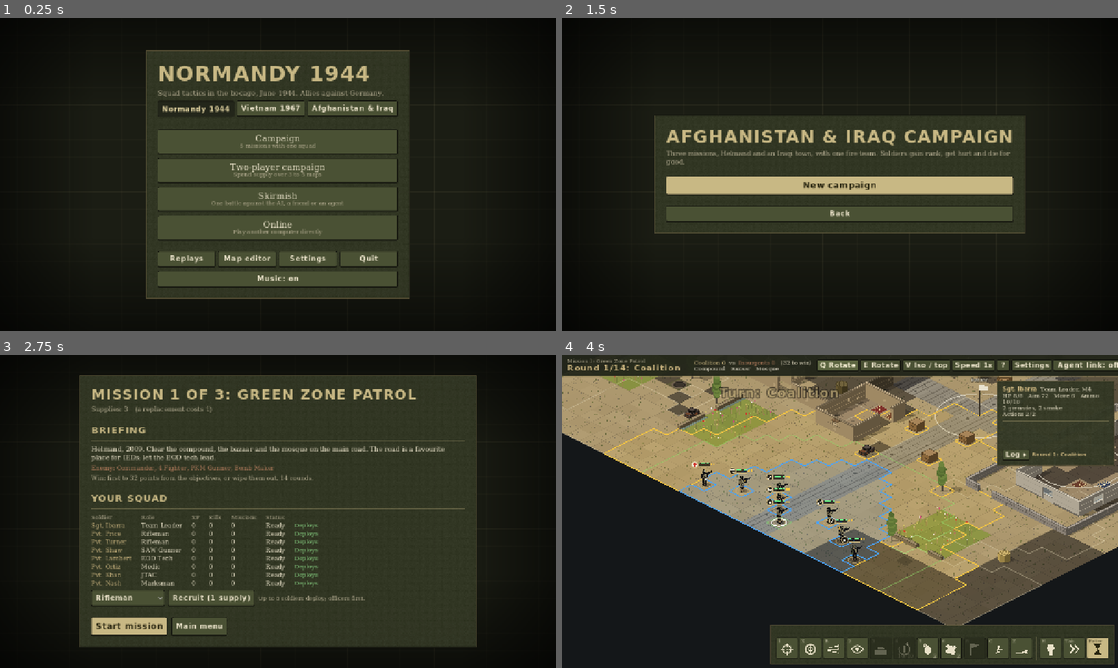
Above: before the commit, frames 1-4 (two rows, left to right).
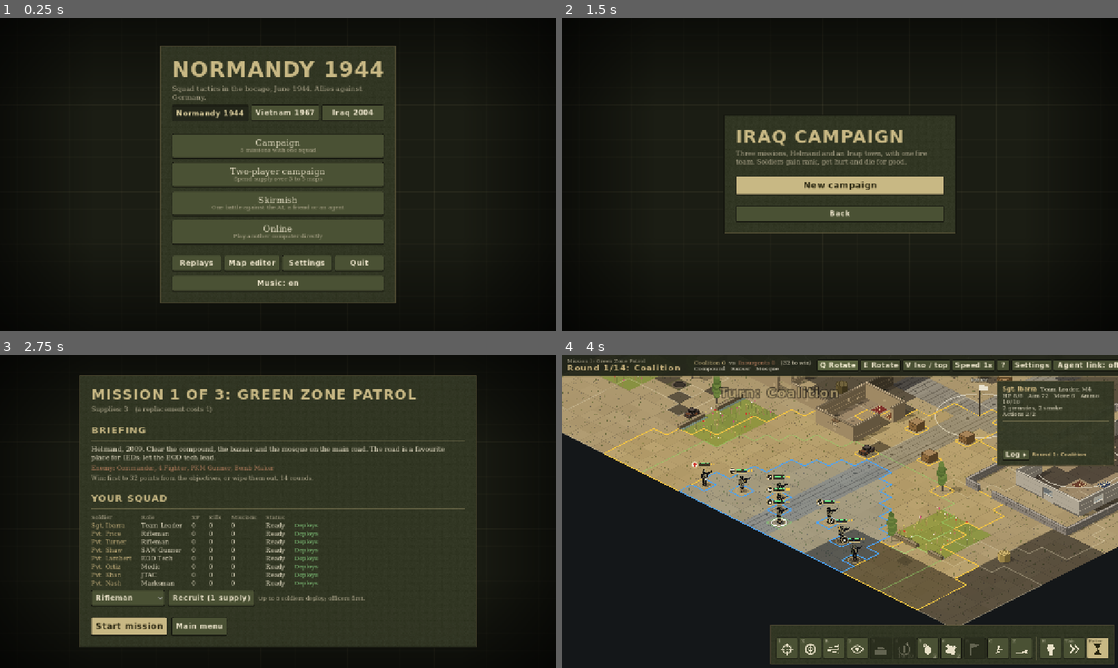
Above: after the commit, the same moments.

Repository: vistik/turn-based-war-game
Game: Godot game, scene res://scenes/main_menu.tscn
Two runs of this game, one before a commit and one after it. Both use one fixed random seed, a clock stepped at 60 frames per second and the inputs below.
Inputs (mouse positions are in pixels of both pictures, inside the frame that each line leads up to):
- Up to frame 1 (0.25 s): no input
- Up to frame 2 (1.5 s): click (912, 111) at 0.5 s, where only the run after the commit has a clickable "Iraq 2004"; click (840, 146) at 1.25 s
- Up to frame 3 (2.75 s): click "New campaign" at 2 s
- Up to frame 4 (4 s): click "Start mission" at 2.75 s; click "Q Rotate" at 3.5 s

The runs differ from the first frame. In frame 1, 17% of the frame differs, in the area x 26-74%, y 8-92%; in frame 2, 8.8%; in frame 3, less than 0.1%; in frame 4, nothing differs.

Commit message:
Rename the Afghanistan & Iraq theatre to Iraq 2004
Keeps the <Location> <year> naming of Normandy 1944 and Vietnam 1967.

Co-Authored-By: Claude <noreply@anthropic.com>

Diff:
--- a/scripts/mcp/game_tools.gd
+++ b/scripts/mcp/game_tools.gd
@@ -82,7 +82,7 @@
 		+ "Vietnam: the Viet Cong move between their tunnel entrances (tunnel: both actions, from one of your entrances to another) and sappers lay punji traps next to them (trap); " \
 		+ "an enemy tunnel entrance you have found can be blown in from next to it with clear_mine. The radio operator's artillery (mortar command, he or napalm) needs no setting up but he must see the target himself. " \
 		+ "There the Americans score for objectives and the Viet Cong for every American killed. " \
-		+ "Afghanistan and Iraq: insurgent bomb makers plant IEDs (trap) and set them off when they can see them (detonate); the Coalition's EOD tech spots them far more often, and its JTAC calls air strikes (mortar command) on what he sees. Coalition score for objectives, insurgents for kills. " \
+		+ "Iraq 2004: insurgent bomb makers plant IEDs (trap) and set them off when they can see them (detonate); the Coalition's EOD tech spots them far more often, and its JTAC calls air strikes (mortar command) on what he sees. Coalition score for objectives, insurgents for kills. " \
 		+ "You only know what your side can see."
 
 
--- a/scripts/theatres/modern_theatre.gd
+++ b/scripts/theatres/modern_theatre.gd
@@ -61,7 +61,7 @@
 
 func _init() -> void:
 	id = "modern"
-	title = "Afghanistan & Iraq"
+	title = "Iraq 2004"
 	tagline = "Compounds, poppy fields and city streets, 2004-2010. The Coalition against insurgents and their IEDs."
 	factions = [
 		{
@@ -191,7 +191,7 @@
 
 
 func campaign_title() -> String:
-	return "Afghanistan & Iraq campaign"
+	return "Iraq campaign"
 
 
 func campaign_blurb() -> String:
--- a/tests/theatre_tests.gd
+++ b/tests/theatre_tests.gd
@@ -329,7 +329,7 @@
 	check_eq(rebuilt.kill_points, [0, 1], "with Vietnam's scoring")
 
 
-# --- Afghanistan & Iraq ---
+# --- Iraq 2004 ---
 
 func test_modern_maps_come_in_two_styles_with_ieds() -> void:
 	for style in ModernMapGenerator.STYLES:
Not shown, changed: README.md
Not shown, changed: docs/DESIGN.md
Not shown, changed: docs/MCP.md
